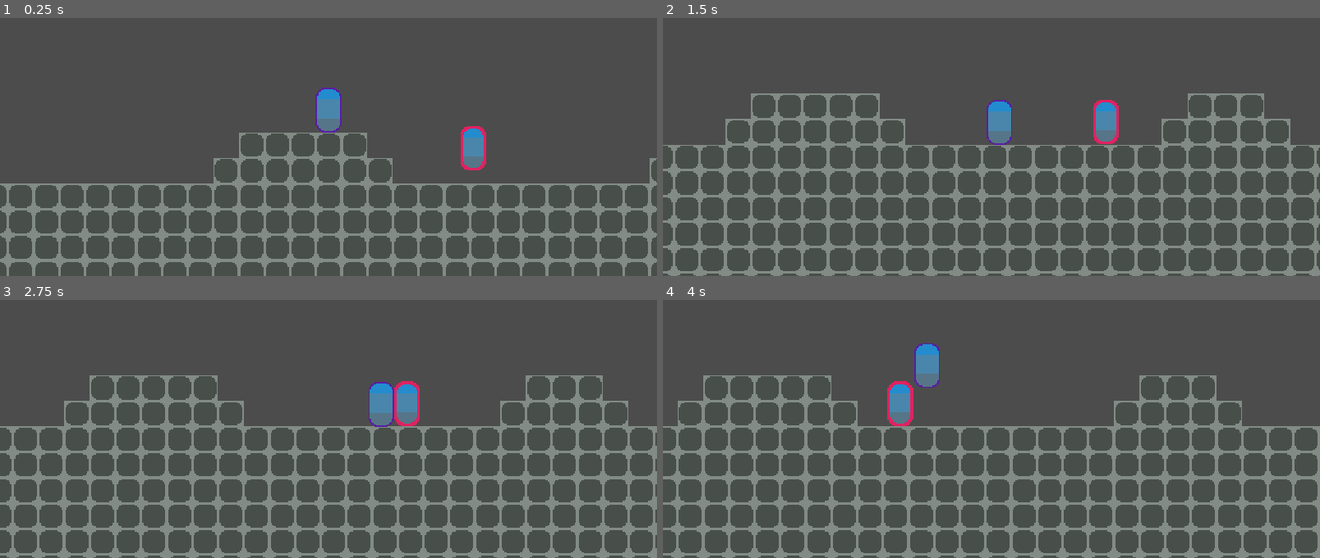
Above: before the commit, frames 1-4 (two rows, left to right).
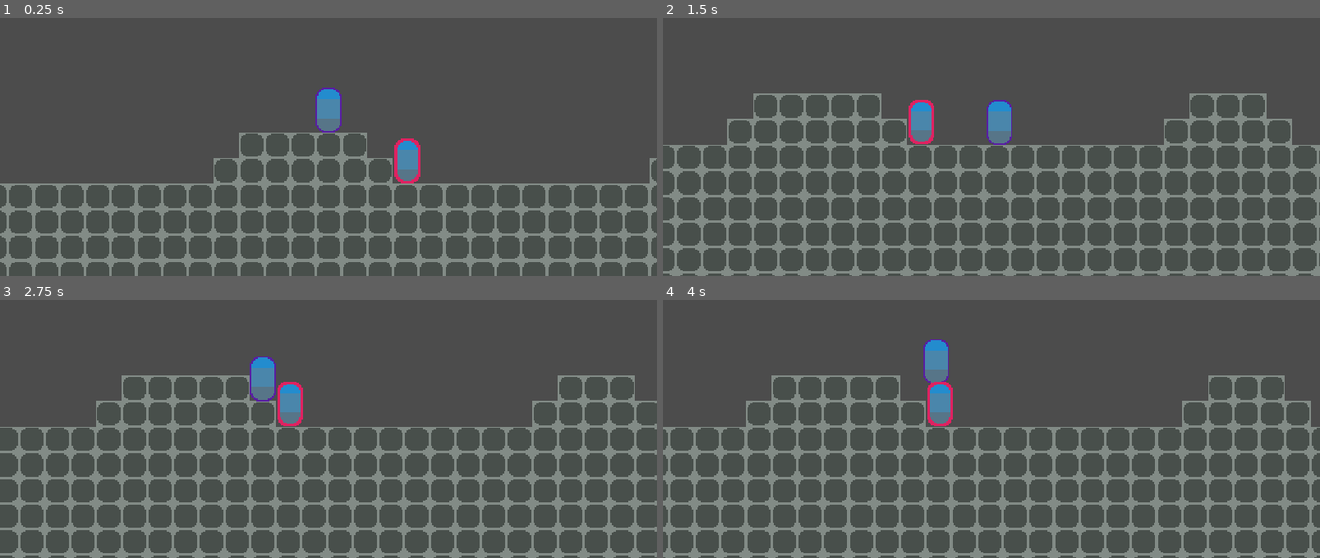
Above: after the commit, the same moments.

Repository: demanxd/YAPS_BO
Game: Godot game, scene res://aux_tscn/Empty_scene.tscn
The game is run twice, just before and just after one commit, with the same random seed, the same clock (stepped at 60 frames per second) and the same inputs.
Inputs:
- Up to frame 1 (0.25 s): no input
- Up to frame 2 (1.5 s): hold D (move_right) 0.53-1.28 s; tap Space (jump) at 0.77 s; hold A (move_left) from 1.28 s (still down)
- Up to frame 3 (2.75 s): tap Space (jump) at 1.52 s; release A (move_left) at 2.03 s; hold D (move_right) from 2.03 s (still down)
- Up to frame 4 (4 s): tap Space (jump) at 3.02, 3.77 s; release D (move_right) at 3.53 s; hold A (move_left) from 3.53 s (still down)

The runs differ from the first frame. In frame 1, 1.3% of the frame differs, in the area x 60-74%, y 41-65%; in frame 2, 9.4%; in frame 3, 20%; in frame 4, 21%, in the area x 0-100%, y 15-100%.

Commit message:
Trying to create a Walker via Waypoints

Diff:
--- a/Project_Rise/godot/BlockOut/Actor.gd
+++ b/Project_Rise/godot/BlockOut/Actor.gd
@@ -9,6 +9,7 @@
 export var is_moveble = false
 export var mass = 1
 export var local_speed_md = 1.0
+export var debug = false
 onready var gravity = ProjectSettings.get("physics/2d/default_gravity")
 onready var speed = Vector2.ZERO
 
@@ -36,3 +37,11 @@
 func set_local_speed_md(modificator : float):
 	local_speed_md = modificator
 	speed.x = local_speed_md * speed_base.x
+
+func npc_move_and_slide_to(next_position : Vector2):
+	var velocity = _velocity
+	if(self.position.x <= next_position.x):
+		velocity.x = speed.x
+	elif(self.position.x >= next_position.x):
+		velocity.x = -speed.x
+	move_and_slide(velocity, FLOOR_NORMAL).y
--- a/Project_Rise/godot/BlockOut/aux_tscn/Empty_scene.tscn
+++ b/Project_Rise/godot/BlockOut/aux_tscn/Empty_scene.tscn
@@ -1,10 +1,11 @@
-[gd_scene load_steps=6 format=2]
+[gd_scene load_steps=7 format=2]
 
 [ext_resource path="res://aux_tscn/Rock_TM.tscn" type="PackedScene" id=1]
 [ext_resource path="res://aux_tscn/Player.tscn" type="PackedScene" id=2]
 [ext_resource path="res://aux_tscn/MainCamera.tscn" type="PackedScene" id=3]
 [ext_resource path="res://aux_tscn/Folower.tscn" type="PackedScene" id=4]
 [ext_resource path="res://aux_tscn/Walker.tscn" type="PackedScene" id=5]
+[ext_resource path="res://aux_tscn/Waypoints.tscn" type="PackedScene" id=6]
 
 [node name="Empty_scene" type="Node2D"]
 
@@ -32,3 +33,15 @@
 position = Vector2( 303.928, -53.801 )
 is_moveble = true
 local_speed_md = 0.5
+waypoints_path = NodePath("../Waypoints")
+
+[node name="Waypoints" parent="." instance=ExtResource( 6 )]
+
+[node name="Position2D" type="Position2D" parent="Waypoints"]
+position = Vector2( 268.138, -13.2347 )
+
+[node name="Position2D2" type="Position2D" parent="Waypoints"]
+position = Vector2( 423.974, -12.921 )
+
+[node name="Position2D3" type="Position2D" parent="Waypoints"]
+position = Vector2( 271.144, -11.8414 )
--- a/Project_Rise/godot/BlockOut/aux_tscn/Folower.gd
+++ b/Project_Rise/godot/BlockOut/aux_tscn/Folower.gd
@@ -1,7 +1,7 @@
 class_name Folower
 extends Walker
 
-
+"""
 enum{
 	IDLE,
 	WANDER,
@@ -144,3 +144,4 @@
 
 func _on_PlayerDetectionZone_body_exited(body):
 	pass # Replace with function body.
+"""
--- a/Project_Rise/godot/BlockOut/aux_tscn/Walker.gd
+++ b/Project_Rise/godot/BlockOut/aux_tscn/Walker.gd
@@ -1,6 +1,100 @@
 class_name Walker
 extends Actor
 
+
+
+
+
+"""Moving platform, moves to target positions given by the Waypoints node"""
+#tool
+
+onready var wait_timer: Timer = $Timer
+onready var platform_detector: RayCast2D = $Platform_Detector
+
+onready var waypoints: = get_node(waypoints_path)
+
+export var editor_process: = true setget set_editor_process
+export var waypoints_path: = NodePath()
+export var wait_time : = 1.0
+
+var target_position: = Vector2()
+
+func _ready() -> void:
+	if not waypoints:
+		set_physics_process(false)
+		return
+	position = waypoints.get_start_position()
+	target_position = waypoints.get_next_point_position()
+
+
+func _physics_process(delta: float) -> void:
+	if debug:
+		if !platform_detector.collide_with_bodies:
+			print_debug("Warning! " + self.name + " cannot collide with bodies!")
+	if (self.position.x != target_position.x):
+		npc_move_and_slide_to(target_position)
+
+	if ((target_position - position).normalized().x):
+		if debug:
+			print_debug(self.name + ": getting a new point")
+		target_position = waypoints.get_next_point_position()
+#		set_physics_process(false)
+#		wait_timer.start(wait_time)
+#	var direction: float
+#	direction = (target_position - position).normalized().x
+#	var motion: float
+#	motion = direction * speed.normalized().x * delta
+#	var distance_to_target: float
+#	distance_to_target = position.distance_to(target_position)
+#	if motion > distance_to_target:
+#		position = target_position
+#		target_position = waypoints.get_next_point_position()
+#		set_physics_process(false)
+#		wait_timer.start(wait_time)
+#	else:
+#		position.x += motion
+
+
+func set_editor_process(value:bool) -> void:
+	editor_process = value
+	if not Engine.editor_hint:
+		return
+	set_physics_process(value)
+
+
+func _on_Timer_timeout() -> void:
+	set_physics_process(true)
+
+
+
+
+
+
+
+
+
+
+
+
+
+
+
+
+
+
+
+
+
+
+
+
+
+
+
+
+
+"""
+Good for using without waypoints
 
 enum State {
 	WALKING,
@@ -76,3 +170,4 @@
 #	else:
 #		animation_new = "destroy"
 #	return animation_new
+"""
--- a/Project_Rise/godot/BlockOut/aux_tscn/Walker.tscn
+++ b/Project_Rise/godot/BlockOut/aux_tscn/Walker.tscn
@@ -36,3 +36,5 @@
 [node name="CollisionShape2D" type="CollisionShape2D" parent="."]
 position = Vector2( 0, 0.8 )
 shape = SubResource( 1 )
+
+[node name="Timer" type="Timer" parent="."]
--- /dev/null
+++ b/Project_Rise/godot/BlockOut/aux_tscn/Waypoints.gd
@@ -0,0 +1,73 @@
+tool
+extends Node2D
+
+export var editor_process: = true setget set_editor_process
+
+export var line_color: = Color(0.228943, 0.710254, 0.945312)
+export var line_width: = 10.0
+export var triangle_color: = Color(0.722656, 0.908997, 1)
+
+var _active_point_index: = 0
+
+func _ready() -> void:
+	if not Engine.editor_hint:
+		set_process(false)
+
+
+func _process(delta: float) -> void:
+	update()
+
+
+func _draw() -> void:
+	if not Engine.editor_hint:
+		return
+	if not get_child_count() > 1:
+		return
+
+	var points: = PoolVector2Array()
+	var triangles: = []
+	var last_point: = Vector2.ZERO
+
+	for child in get_children():
+		points.append(child.position)
+		if points.size() > 1:
+			var center: Vector2 = (child.position + last_point) / 2
+			var angle: = last_point.angle_to_point(child.position)
+			triangles.append({center=center, angle=angle})
+		last_point = child.position
+	points.append(get_child(0).position)
+
+	draw_polyline(points, line_color, line_width, true)
+	for triangle in triangles:
+		draw_triangle(triangle['center'], triangle['angle'], line_width * 2.0)
+
+
+func get_start_position() -> Vector2:
+	return get_child(0).global_position
+
+
+func get_current_point_position() -> Vector2:
+	return get_child(_active_point_index).global_position
+
+
+func get_next_point_position():
+	_active_point_index = (_active_point_index + 1) % get_child_count()
+	return get_current_point_position()
+
+
+func draw_triangle(center:Vector2, angle:float, radius:float) -> void:
+	var points: = PoolVector2Array()
+	var colors: = PoolColorArray([triangle_color])
+	for i in range(3):
+		var angle_point: = angle + i * 2.0 * PI / 3.0 + PI
+		var offset: = Vector2(radius * cos(angle_point), radius * sin(angle_point))
+		var point: = center + offset
+		points.append(point)
+	draw_polygon(points, colors)
+
+
+func set_editor_process(value:bool) -> void:
+	editor_process = value
+	if not Engine.editor_hint:
+		return
+	set_process(value)
--- /dev/null
+++ b/Project_Rise/godot/BlockOut/aux_tscn/Waypoints.tscn
@@ -0,0 +1,6 @@
+[gd_scene load_steps=2 format=2]
+
+[ext_resource path="res://aux_tscn/Waypoints.gd" type="Script" id=1]
+
+[node name="Waypoints" type="Node2D"]
+script = ExtResource( 1 )
